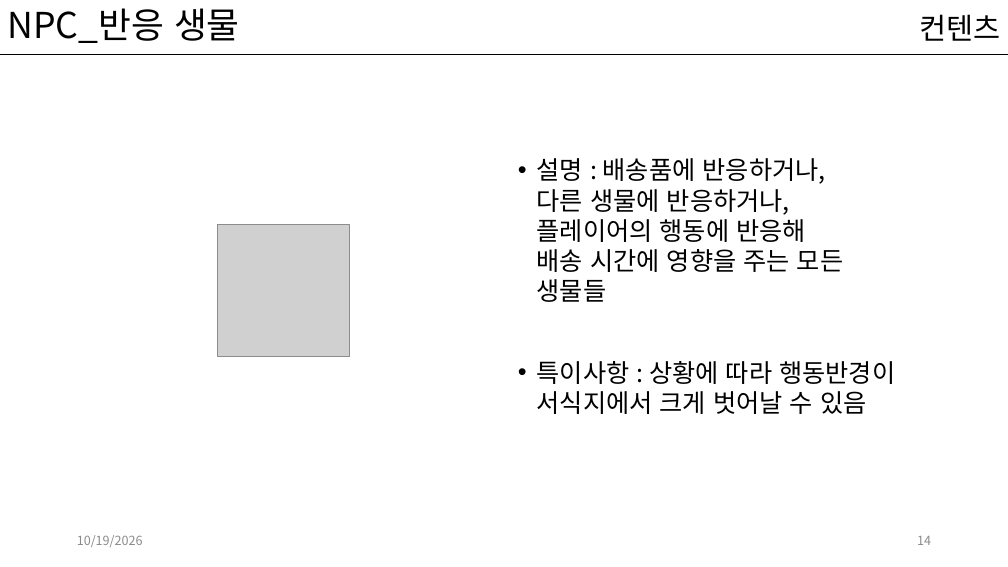
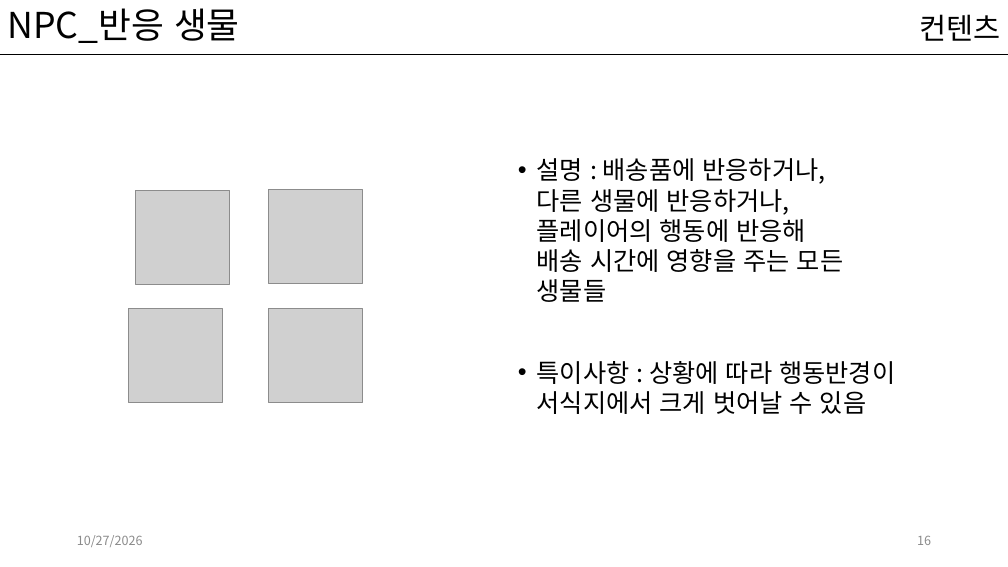
Before and after one commit to kwakyerin/2026_Graduation_Project, a slide deck: slide 16 of documents/HyunahKwon/design/designing/for_teammates/배트와 달트_기획.pptx (slide 14 before the commit). Drawn at 1008x567 pixels with LibreOffice and Linux fonts; fonts in the diff are those of the drawing; grey boxes stand for pictures. Boxes give left, top, right and bottom in pixels: in the first picture for what was removed or moved away, otherwise in the second. Text is boxed around its words. In the diff, an @@ line names an element or a change of style, - is before the commit and + after.

```diff
--- a/documents/HyunahKwon/design/designing/for_teammates/배트와 달트_기획.pptx
+++ b/documents/HyunahKwon/design/designing/for_teammates/배트와 달트_기획.pptx
@@ picture added at <box>135,191,229,284</box> @@
@@ picture added at <box>268,190,362,284</box> @@
@@ picture removed at <box>218,225,349,356</box> @@
@@ picture added at <box>129,309,222,402</box> @@
@@ picture added at <box>268,309,362,402</box> @@
@@ text at <box>77,535,143,547</box>: text changed @@
-10/19/2026
+10/27/2026
@@ page number at <box>917,536,931,545</box>: text changed @@
-14
+16
```
Also in this commit, not shown: 53 other slides changed, 3 slides added, 2 slides removed, 3 other files.
